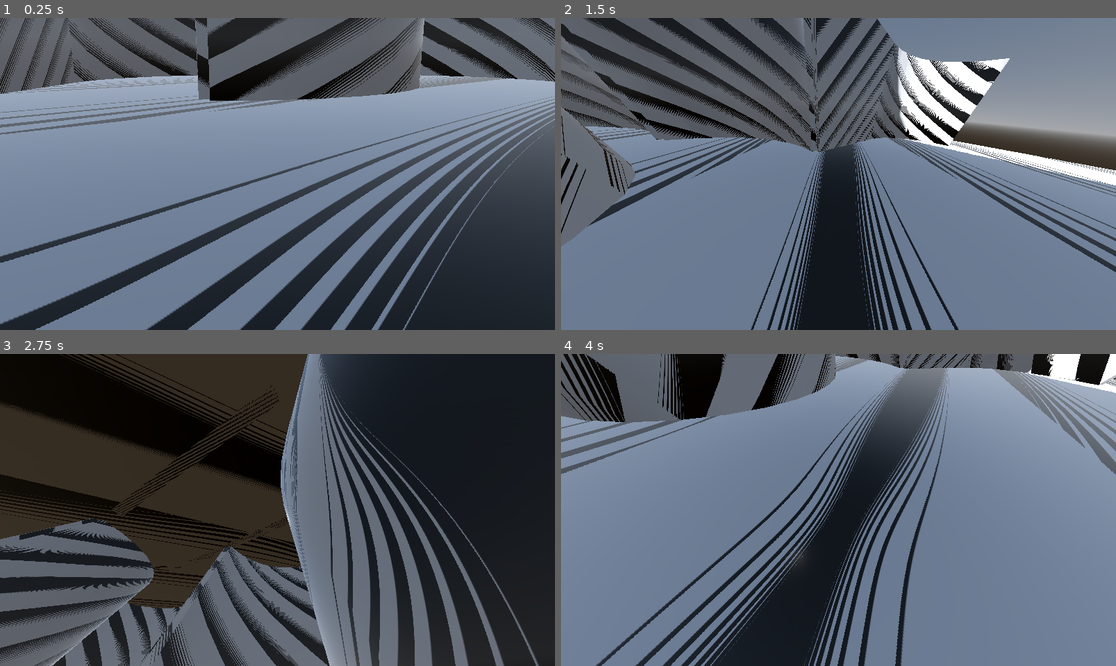
Above: before the commit, frames 1-4 (two rows, left to right).
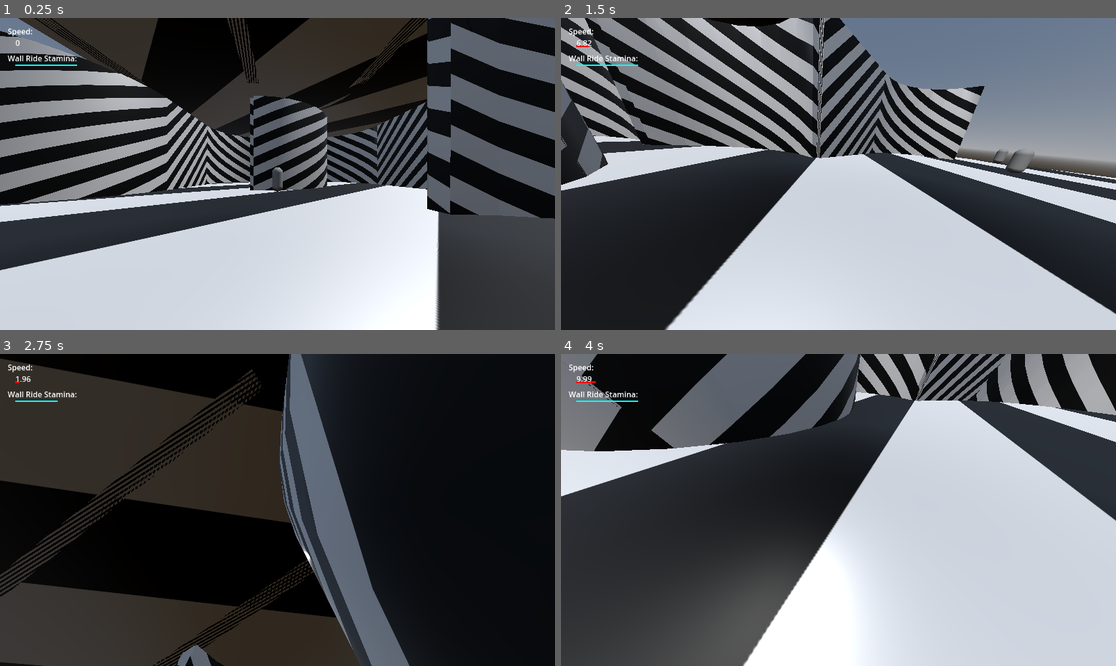
Above: after the commit, the same moments.

Repository: tremisabdoul/Edge-Fall
Game: Godot game, scene res://node_3d.tscn
Same seed, same stepped clock (60 frames per second), same inputs: the game is played once before the commit and once after it.
Inputs (mouse positions are in pixels of both pictures, inside the frame that each line leads up to):
- Up to frame 1 (0.25 s): no input
- Up to frame 2 (1.5 s): tap Enter (ui_accept) at 0.5 s; move the mouse to (960, 158) at 0.52 s; hold D (right) 0.53-1.28 s; hold Enter (ui_accept) 0.53-1.28 s; tap Space (jump, bound only after the commit) at 0.77, 0.8, 1.07, 1.35 s; move the mouse to (727, 189) at 1.27 s; hold S (backward) from 1.28 s (still down)
- Up to frame 3 (2.75 s): tap Space (jump, bound only after the commit) at 1.52, 1.82, 2.3 s; tap Enter (ui_accept) at 1.55 s; move the mouse to (333, 441) at 2.02 s; release S (backward) at 2.03 s; hold D (right) from 2.03 s (still down); hold Enter (ui_accept) from 2.03 s (still down)
- Up to frame 4 (4 s): move the mouse to (810, 572) at 2.77 s; release D (right) at 2.78 s; release Enter (ui_accept) at 2.78 s; hold W (forward) 2.78-3.53 s; tap Enter (ui_accept) at 2.85 s; tap Space (jump, bound only after the commit) at 3.02, 3.32 s; move the mouse to (1005, 556) at 3.52 s; hold A (left) from 3.53 s (still down); hold Space (jump, bound only after the commit) from 3.53 s (still down)

The runs differ from the first frame. In frame 1, 83% of the frame differs, in the area x 0-100%, y 0-100%; in frame 2, 83%; in frame 3, 49%; in frame 4, 92%.

Commit message:
SHEEESH les mouvements et la cam

Diff:
--- a/CharacterBody3D.gd
+++ b/CharacterBody3D.gd
@@ -1,28 +1,35 @@
 extends CharacterBody3D
 
 
-var speed = 5.0
-var jump_velocity = 7
+var speed = 5.
+var wallride_stamina = 1.
+var jump_velocity = 7.
 var sensibility: Vector2 = -Vector2(.01, .01)
-var friction = 2
+var friction = 2.
 var is_wallriding = false
 
 # Get the gravity from the project settings to be synced with RigidBody nodes.
 var gravity = ProjectSettings.get_setting("physics/3d/default_gravity") * 4
 
+func _enter_tree():
+	get_window().mode = Window.MODE_FULLSCREEN
+	Input.mouse_mode = Input.MOUSE_MODE_CAPTURED
+
 func _input(event):
 	if event is InputEventMouseMotion:
 		rotation.y += event.relative.x * sensibility.x
 		$Head.rotation.x = clamp(-PI/2, $Head.rotation.x + event.relative.y * sensibility.y, PI/2)
-		$Head.rotation.z += event.relative.x * sensibility.x / 10
-		$Head.fov = min((120 + 1/friction + $Head.fov + abs(event.relative.x * sensibility.x * 5))/2, 160)
+		$Head.rotation.z += event.relative.x * sensibility.x / 10 * (Vector2(velocity.x, velocity.z).length() / 10)
+		#$Head.fov = min((120 + 1/friction + $Head.fov + abs(event.relative.x * sensibility.x * 5))/2, 160)
 
 func _physics_process(delta):
-	gravity = ProjectSettings.get_setting("physics/3d/default_gravity") * 4
-	jump_velocity = 7*2
+	var current_speed = Vector2(velocity.x, velocity.z).length()
 	var input = Input.get_vector("left", "right", "forward", "backward").normalized()
 	var tickspeed = speed
 	var was_wallriding = is_wallriding
+	$Head.fov = ($Head.fov * 7 + 90 + (89*current_speed)/(current_speed+20))/8
+	gravity = ProjectSettings.get_setting("physics/3d/default_gravity") * 4
+	jump_velocity = 7*2
 	is_wallriding = (
 		!is_on_floor()
 		and
@@ -30,26 +37,44 @@
 		and
 		($WallRide/Top/Back.is_colliding() or $WallRide/Top/Left.is_colliding() or $WallRide/Top/Right.is_colliding())
 		and
-		!Input.is_action_pressed("ui_accept")
+		(!Input.is_action_pressed("jump") or !Input.is_action_just_pressed("jump"))
+		and
+		(wallride_stamina > 0)
 	)
-	#!Input.is_action_pressed("ui_accept")
+	if wallride_stamina < 0:
+		is_wallriding = false
+		wallride_stamina = 0
+
+	if is_wallriding:
+		wallride_stamina -= delta
+	#!Input.is_action_pressed("jump")
 	if was_wallriding and !is_wallriding and !is_on_floor():
 		var direction = $Head.global_transform.basis.z * (input.y + 5*(-float($WallRide/Top/Back.is_colliding())))
 		direction += $Head.global_transform.basis.x * (input.x + 5*(float($WallRide/Top/Left.is_colliding())-float($WallRide/Top/Right.is_colliding())))
 		velocity.y = 7
 		velocity += direction * tickspeed
+		wallride_stamina -= .2
+	elif is_on_floor():
+		wallride_stamina = (wallride_stamina + 1) / (delta*60*2)
 
-	if Input.is_action_just_pressed("ui_accept") and is_on_floor():
+	$Head/WallRideStaminaBar.set_size(Vector2(128 * wallride_stamina, 4))
+	$Head/SpeedBar.set_size(Vector2(current_speed*4, 4))
+	$Head/SpeedIndicator.set_text(str(round(current_speed*100)/100))
+
+	if Input.is_action_just_pressed("jump") and is_on_floor():
 		velocity.y = jump_velocity
 		tickspeed *= 2
-
 	if is_wallriding:
-		if Input.is_action_pressed("ui_accept"):
-			velocity += $Head.global_transform.basis.x * (float($WallRide/Top/Left.is_colliding())-float($WallRide/Top/Right.is_colliding())) * tickspeed
+		#if Input.is_action_pressed("jump"):
+		#q 	velocity += $Head.global_transform.basis.x * (float($WallRide/Top/Left.is_colliding())-float($WallRide/Top/Right.is_colliding())) * tickspeed
 		var direction = $Head.global_transform.basis.z * input.y
 		direction += $Head.global_transform.basis.x * input.x
-		friction += 1.2 * .1
-		friction /= 1.1
+		direction.y *= current_speed/10
+		clamp(direction.y, -6, 3)
+		#friction += 1.2 * .1
+		#friction /= 1.1
+		#friction += 1.0000001 * .01
+		#friction = min(friction / 1.01, 1.25)
 		velocity.y = clamp(velocity.y, -6, 3)
 		velocity.y -= gravity * delta
 		velocity += direction * tickspeed / 2
@@ -58,9 +83,9 @@
 		velocity.z /= friction
 		var wallriding_dir = float($WallRide/Top/Left.is_colliding())-float($WallRide/Top/Right.is_colliding())
 		$Head.rotation.z -= velocity.dot(transform.basis.x) / 1000
-		$Head.rotation.z -= wallriding_dir * .15
+		$Head.rotation.z -= wallriding_dir * .2
 		$Head.rotation.z /= 1.1
-		$Head.rotation.z += wallriding_dir * .15
+		$Head.rotation.z += wallriding_dir * .2
 	elif is_on_floor():
 		var direction = transform.basis * Vector3(input.x, 0, input.y)
 		velocity += direction * tickspeed
@@ -72,8 +97,8 @@
 		$Head.rotation.z /= 1.1
 	else:
 		var direction = transform.basis * Vector3(input.x, 0, input.y)
-		velocity += direction * tickspeed / 2
-		friction += 1.001 * .01
+		velocity += direction * tickspeed /3
+		friction += 1.0000001 * .01
 		friction = min(friction / 1.01, 1.25)
 		velocity.y -= gravity * delta
 		velocity.x /= friction
@@ -81,7 +106,7 @@
 		$Head.rotation.z -= velocity.dot(transform.basis.x) / 1000
 		$Head.rotation.z /= 1.1
 
-	print(friction)
-	print(int(velocity.length()))
+	#print(friction)
+	#print(int(velocity.length()))
 
 	move_and_slide()
--- a/node_3d.tscn
+++ b/node_3d.tscn
@@ -1,13 +1,13 @@
-[gd_scene load_steps=17 format=3 uid="uid://03oya0d3xa6a"]
+[gd_scene load_steps=19 format=3 uid="uid://03oya0d3xa6a"]
 
 [ext_resource type="Script" path="res://CharacterBody3D.gd" id="1_krd1d"]
 
-[sub_resource type="CameraAttributesPractical" id="CameraAttributesPractical_m8d3l"]
+[sub_resource type="CameraAttributesPractical" id="CameraAttributesPractical_fk44m"]
+auto_exposure_enabled = true
 dof_blur_far_enabled = true
 dof_blur_far_distance = 20.0
-dof_blur_far_transition = 20.0
+dof_blur_far_transition = 100.0
 dof_blur_near_enabled = true
-dof_blur_amount = 0.02
 
 [sub_resource type="CapsuleMesh" id="CapsuleMesh_6fsvv"]
 radius = 0.4
@@ -20,7 +20,6 @@
 [sub_resource type="Gradient" id="Gradient_xkuct"]
 interpolation_mode = 1
 offsets = PackedFloat32Array(0, 0.5)
-colors = PackedColorArray(1, 1, 1, 1, 0, 0, 0, 1)
 
 [sub_resource type="GradientTexture2D" id="GradientTexture2D_fxsky"]
 gradient = SubResource("Gradient_xkuct")
@@ -31,21 +30,29 @@
 repeat = 1
 metadata/_snap_enabled = true
 
+[sub_resource type="Gradient" id="Gradient_eyhf4"]
+offsets = PackedFloat32Array(0, 0.184397, 0.368794, 0.51773, 0.652482, 0.815603, 1)
+colors = PackedColorArray(0.811253, 0.881794, 1, 1, 0.558415, 0.950353, 1, 1, 0.589986, 1, 0.400211, 1, 1, 0.860184, 0.548452, 1, 1, 0.833676, 0.797639, 1, 0.994025, 0.8037, 1, 1, 0.829149, 0.875375, 1, 1)
+
+[sub_resource type="GradientTexture2D" id="GradientTexture2D_iv6da"]
+gradient = SubResource("Gradient_eyhf4")
+fill_from = Vector2(0.75, 0.75)
+fill_to = Vector2(1, 1)
+repeat = 2
+metadata/_snap_enabled = true
+metadata/_snap_count = 4
+
 [sub_resource type="StandardMaterial3D" id="StandardMaterial3D_lxuqu"]
+transparency = 2
+alpha_scissor_threshold = 0.5
+alpha_antialiasing_mode = 0
 albedo_texture = SubResource("GradientTexture2D_fxsky")
-roughness = 0.0
-emission_texture = SubResource("GradientTexture2D_fxsky")
-ao_enabled = true
-ao_light_affect = 1.0
-ao_texture = SubResource("GradientTexture2D_fxsky")
-heightmap_enabled = true
-heightmap_scale = 16.0
-heightmap_deep_parallax = true
-heightmap_min_layers = 8
-heightmap_max_layers = 8
-heightmap_texture = SubResource("GradientTexture2D_fxsky")
+metallic = 0.5
+roughness = 0.5
+emission = Color(1, 1, 1, 1)
+emission_operator = 1
+emission_texture = SubResource("GradientTexture2D_iv6da")
 uv1_scale = Vector3(3, 2, 1)
-texture_filter = 1
 
 [sub_resource type="BoxMesh" id="BoxMesh_po31r"]
 material = SubResource("StandardMaterial3D_lxuqu")
@@ -82,21 +89,59 @@
 [sub_resource type="Environment" id="Environment_410x2"]
 background_mode = 2
 sky = SubResource("Sky_hc2xv")
-ssr_enabled = true
-ssr_max_steps = 256
-ssr_depth_tolerance = 1.01
-glow_blend_mode = 0
+ssr_max_steps = 512
+ssr_depth_tolerance = 128.0
+glow_blend_mode = 1
+volumetric_fog_density = 0.1
+volumetric_fog_albedo = Color(0.768627, 0.988235, 0, 1)
+volumetric_fog_emission = Color(0.501961, 0, 1, 1)
+volumetric_fog_emission_energy = 0.1
 
 [node name="Node3D" type="Node3D"]
 
 [node name="CharacterBody3D" type="CharacterBody3D" parent="."]
-transform = Transform3D(1, 0, 0, 0, 1, 0, 0, 0, 1, 0, 1.8, 0)
+transform = Transform3D(1, 0, 0, 0, 1, 0, 0, 0, 1, 0, 2, 0)
+collision_layer = 0
 script = ExtResource("1_krd1d")
 
 [node name="Head" type="Camera3D" parent="CharacterBody3D"]
-transform = Transform3D(1, 0, 0, 0, 0.965926, 0.258819, 0, -0.258819, 0.965926, 0, 0.5, 0)
-attributes = SubResource("CameraAttributesPractical_m8d3l")
-fov = 37.8493
+transform = Transform3D(1, 0, 0, 0, 1, 0, 0, 0, 1, 0, 0.5, 0)
+attributes = SubResource("CameraAttributesPractical_fk44m")
+
+[node name="WallRideStaminaBar" type="ColorRect" parent="CharacterBody3D/Head"]
+offset_left = 32.0
+offset_top = 96.0
+offset_right = 40.0
+offset_bottom = 104.0
+color = Color(0, 1, 1, 1)
+
+[node name="SpeedBar" type="ColorRect" parent="CharacterBody3D/Head"]
+offset_left = 32.0
+offset_top = 56.0
+offset_right = 64.0
+offset_bottom = 64.0
+color = Color(1, 0, 0, 1)
+
+[node name="SpeedIndicator" type="RichTextLabel" parent="CharacterBody3D/Head"]
+offset_left = 32.0
+offset_top = 40.0
+offset_right = 160.0
+offset_bottom = 64.0
+text = "0.00"
+
+[node name="SpeedIndicator3" type="RichTextLabel" parent="CharacterBody3D/Head"]
+offset_left = 16.0
+offset_top = 16.0
+offset_right = 144.0
+offset_bottom = 40.0
+text = "Speed:"
+
+[node name="SpeedIndicator2" type="RichTextLabel" parent="CharacterBody3D/Head"]
+offset_left = 16.0
+offset_top = 72.0
+offset_right = 160.0
+offset_bottom = 96.0
+text = "Wall Ride Stamina:"
 
 [node name="MeshInstance3D" type="MeshInstance3D" parent="CharacterBody3D"]
 mesh = SubResource("CapsuleMesh_6fsvv")
@@ -137,7 +182,6 @@
 
 [node name="DirectionalLight3D" type="DirectionalLight3D" parent="."]
 transform = Transform3D(0.258819, 0.836516, 0.482963, -1.49012e-08, -0.5, 0.866025, 0.965926, -0.224144, -0.12941, 0, 5, 0)
-shadow_enabled = true
 
 [node name="Map" type="Node3D" parent="."]
 
@@ -945,3 +989,15 @@
 
 [node name="WorldEnvironment" type="WorldEnvironment" parent="."]
 environment = SubResource("Environment_410x2")
+
+[node name="MeshInstance3D" type="MeshInstance3D" parent="."]
+transform = Transform3D(1, 0, 0, 0, 1, 0, 0, 0, 1, 0, 1, -12)
+mesh = SubResource("CapsuleMesh_6fsvv")
+
+[node name="MeshInstance3D2" type="MeshInstance3D" parent="."]
+transform = Transform3D(1, 0, 0, 0, 1, 0, 0, 0, 1, -20, 1, -1)
+mesh = SubResource("CapsuleMesh_6fsvv")
+
+[node name="MeshInstance3D3" type="MeshInstance3D" parent="."]
+transform = Transform3D(1, 0, 0, 0, 1, 0, 0, 0, 1, -29, 1, -2)
+mesh = SubResource("CapsuleMesh_6fsvv")
--- a/project.godot
+++ b/project.godot
@@ -14,6 +14,14 @@
 run/main_scene="res://node_3d.tscn"
 config/features=PackedStringArray("4.1", "Forward Plus")
 config/icon="res://icon.svg"
+
+[debug]
+
+settings/stdout/print_fps=true
+
+[display]
+
+window/vsync/vsync_mode=0
 
 [input]
 
@@ -37,3 +45,9 @@
 "events": [Object(InputEventKey,"resource_local_to_scene":false,"resource_name":"","device":-1,"window_id":0,"alt_pressed":false,"shift_pressed":false,"ctrl_pressed":false,"meta_pressed":false,"pressed":false,"keycode":0,"physical_keycode":68,"key_label":0,"unicode":100,"echo":false,"script":null)
 ]
 }
+jump={
+"deadzone": 0.5,
+"events": [Object(InputEventKey,"resource_local_to_scene":false,"resource_name":"","device":-1,"window_id":0,"alt_pressed":false,"shift_pressed":false,"ctrl_pressed":false,"meta_pressed":false,"pressed":false,"keycode":0,"physical_keycode":32,"key_label":0,"unicode":32,"echo":false,"script":null)
+, Object(InputEventMouseButton,"resource_local_to_scene":false,"resource_name":"","device":-1,"window_id":0,"alt_pressed":false,"shift_pressed":false,"ctrl_pressed":false,"meta_pressed":false,"button_mask":0,"position":Vector2(0, 0),"global_position":Vector2(0, 0),"factor":1.0,"button_index":5,"canceled":false,"pressed":false,"double_click":false,"script":null)
+]
+}
